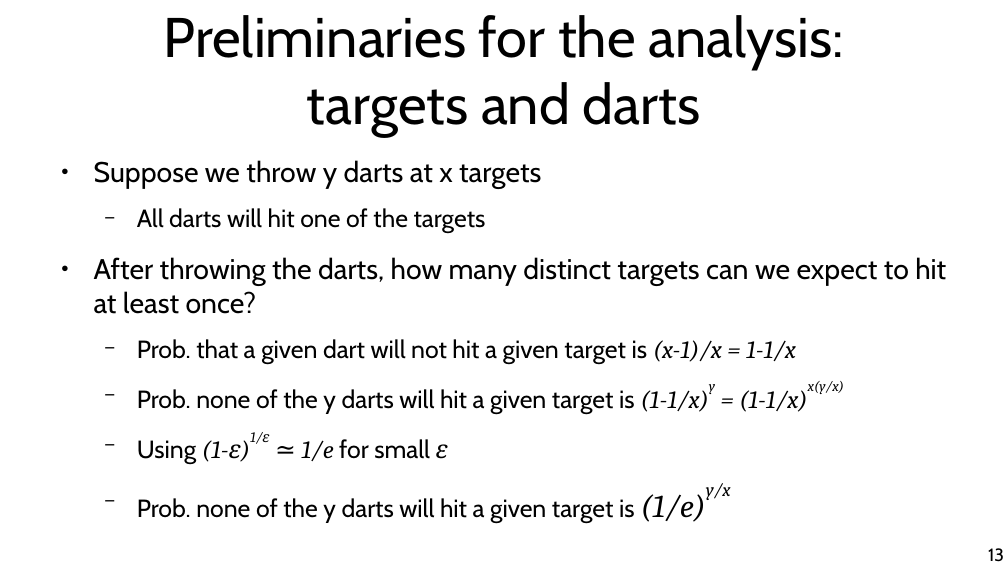
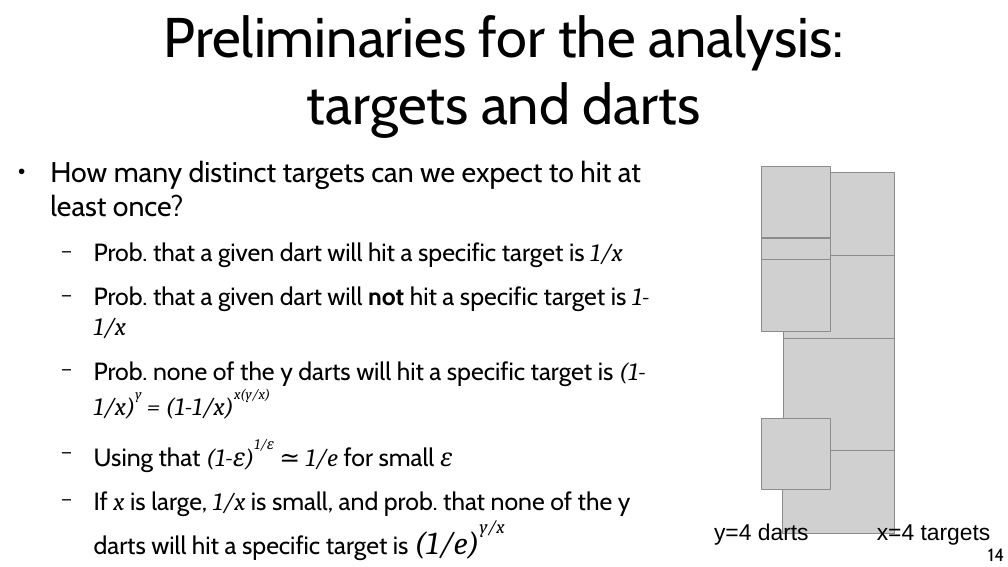
Before and after one commit to chatox/data-mining-course, a slide deck: slide 14 of theory/odp/tt24_bloom_filters.odp (slide 13 before the commit). Drawn at 1008x567 pixels with LibreOffice and Linux fonts; fonts in the diff are those of the drawing; grey boxes stand for pictures. Boxes give left, top, right and bottom in pixels: in the first picture for what was removed or moved away, otherwise in the second. Text is boxed around its words. In the diff, an @@ line names an element or a change of style, - is before the commit and + after.

```diff
--- a/theory/odp/tt24_bloom_filters.odp
+++ b/theory/odp/tt24_bloom_filters.odp
@@ text at box(50, 160, 649, 560): text changed @@
-● Suppose we throw y darts at x targets
-  − All darts will hit one of the targets
-● After throwing the darts, how many distinct targets can we expect to hit at least once?
-  − Prob. that a given dart will not hit a given target is (x-1)/x = 1-1/x
-  − Prob. none of the y darts will hit a given target is (1-1/x)y = (1-1/x)x(y/x)
-  − Using (1-ε)1/ε ≃ 1/e for small ε
-  − Prob. none of the y darts will hit a given target is (1/e)y/x
+● How many distinct targets can we expect to hit at least once?
+  − Prob. that a given dart will hit a specific target is 1/x
+  − Prob. that a given dart will not hit a specific target is 1-1/x
+  − Prob. none of the y darts will hit a specific target is (1-1/x)y = (1-1/x)x(y/x)
+  − Using that (1-ε)1/ε ≃ 1/e for small ε
+  − If x is large, 1/x is small, and prob. that none of the y darts will hit a specific target is (1/e)y/x
@@ picture added at box(762, 166, 831, 238) @@
@@ picture added at box(784, 173, 895, 284) @@
@@ picture added at box(762, 239, 831, 310) @@
@@ picture added at box(762, 260, 831, 331) @@
@@ picture added at box(784, 256, 895, 368) @@
@@ picture added at box(784, 339, 895, 451) @@
@@ picture added at box(762, 418, 831, 489) @@
@@ picture added at box(783, 422, 895, 533) @@
@@ text added at box(714, 522, 809, 545), 18 pt, text #000000 @@
+y=4 darts
@@ text added at box(877, 522, 991, 545), 18 pt, text #000000 @@
+x=4 targets
@@ page number at box(988, 548, 1004, 561): text changed @@
-13
+14
```
Also in this commit, not shown: 2 other slides changed, 1 slide added, 1 other file.
